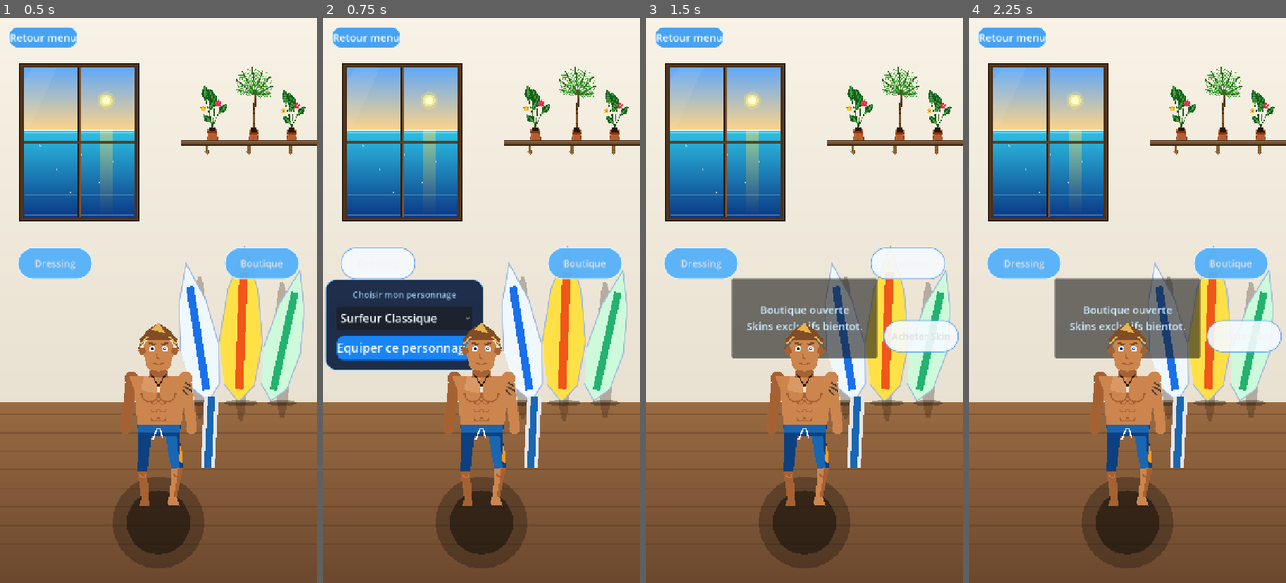
Above: before the commit, frames 1-4 (left to right).
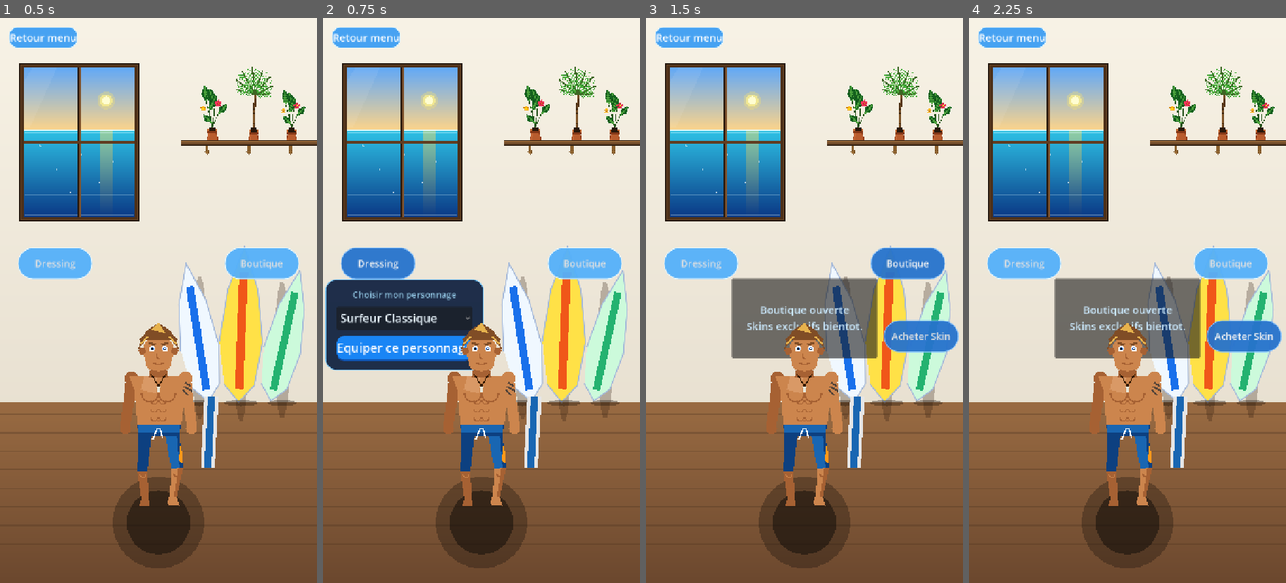
Above: after the commit, the same moments.

Repository: ClemL06/SurfGame
Game: Godot game, scene res://scenes/ui/ShopDressing.tscn
Two runs of this game, one before a commit and one after it. Both use one fixed random seed, a clock stepped at 60 frames per second and the inputs below. This scene is started directly instead of the project's main scene.
Inputs:
- Up to frame 1 (0.5 s): no input
- Up to frame 2 (0.75 s): click "Dressing" at 0.5 s
- Up to frame 3 (1.5 s): click "Boutique" at 1.25 s
- Up to frame 4 (2.25 s): click "Acheter Skin" at 2 s

Frame 1 is identical in both runs. In frame 2, 1.2% of the frame differs, in the area x 5-30%, y 40-47%; in frame 3, 2.4%, in the area x 70-99%, y 40-60%; in frame 4, 1.2%.

Commit message:
hover bouton dressing boutique

Diff:
--- a/nouveau-projet-de-jeu/scenes/ui/ShopDressing.tscn
+++ b/nouveau-projet-de-jeu/scenes/ui/ShopDressing.tscn
@@ -4,7 +4,7 @@
 [ext_resource type="Script" path="res://scripts/ui/character_front.gd" id="2"]
 
 [sub_resource type="StyleBoxFlat" id="StyleBoxFlat_bubble"]
-bg_color = Color(0.96, 0.98, 1, 0.9)
+bg_color = Color(0.15, 0.45, 0.80, 0.95)
 corner_radius_top_left = 34
 corner_radius_top_right = 34
 corner_radius_bottom_right = 34
@@ -13,7 +13,7 @@
 border_width_top = 2
 border_width_right = 2
 border_width_bottom = 2
-border_color = Color(0.35, 0.63, 0.93, 0.9)
+border_color = Color(0.50, 0.75, 1.0, 0.9)
 
 [sub_resource type="StyleBoxFlat" id="StyleBoxFlat_bubble_active"]
 bg_color = Color(0.33, 0.69, 0.98, 0.95)
